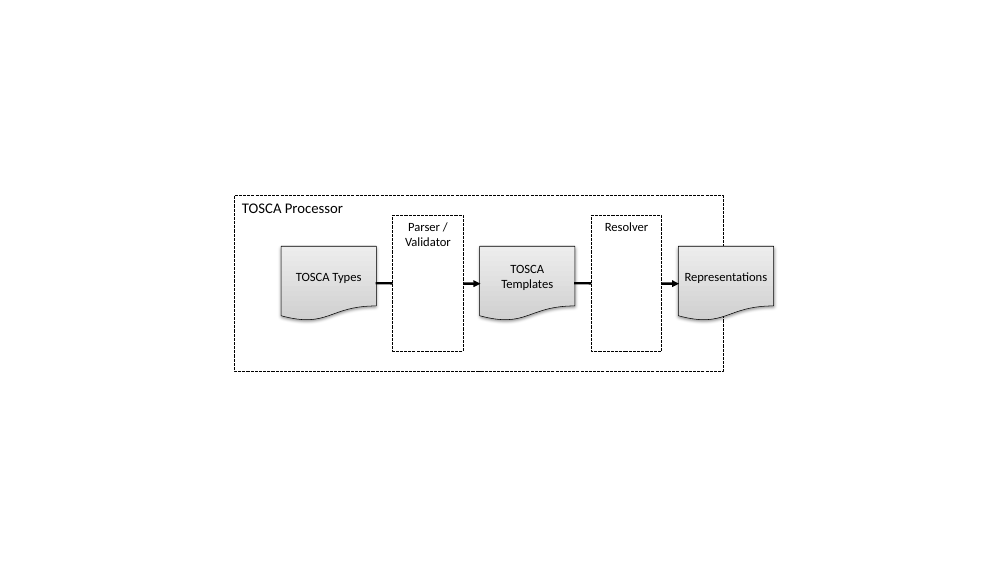
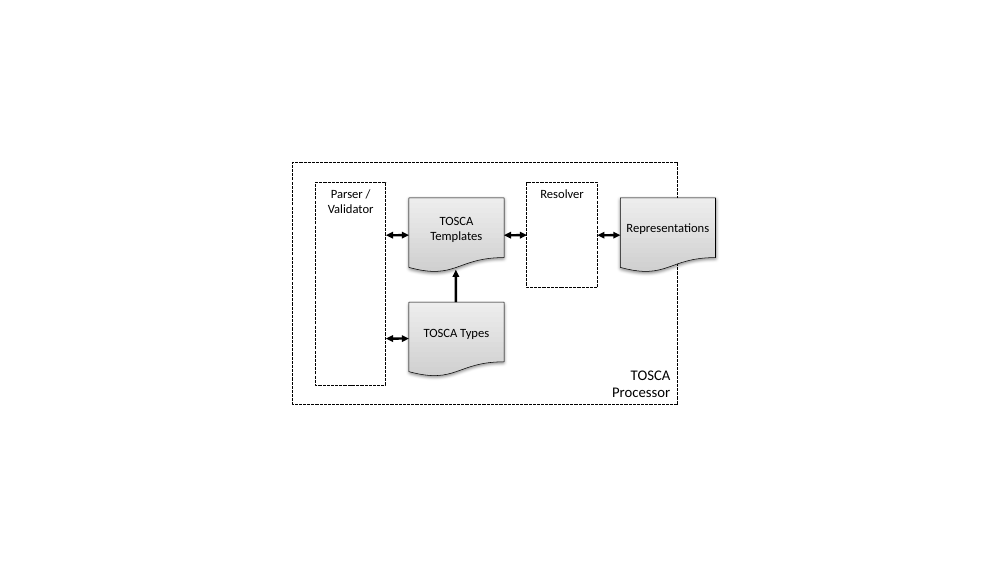
Before and after one commit to oasis-tcs/tosca-specs, a slide deck: slide 4 of tosca_2_0/sources/core_concepts.pptx. Drawn at 1008x567 pixels with LibreOffice and Linux fonts; fonts in the diff are those of the drawing. Boxes give left, top, right and bottom in pixels: in the first picture for what was removed or moved away, otherwise in the second. Text is boxed around its words. In the diff, an @@ line names an element or a change of style, - is before the commit and + after.

```diff
--- a/tosca_2_0/sources/core_concepts.pptx
+++ b/tosca_2_0/sources/core_concepts.pptx
@@ rectangle "TOSCA": place and size @@
-rectangle "TOSCA" at box(234, 195, 723, 371)
+rectangle "TOSCA" at box(293, 163, 678, 405)
@@ rectangle "TOSCA" at box(293, 163, 678, 405): vertical alignment top to bottom @@
@@ rectangle "Parser / Validator": place and size @@
-rectangle "Parser / Validator" at box(392, 216, 463, 352)
+rectangle "Parser / Validator" at box(315, 182, 386, 385)
@@ flow chart document "TOSCA": place and size @@
-flow chart document "TOSCA" at box(480, 247, 575, 321)
+flow chart document "TOSCA" at box(409, 198, 504, 272)
@@ rectangle "Resolver": place and size @@
-rectangle "Resolver" at box(591, 216, 662, 352)
+rectangle "Resolver" at box(527, 182, 597, 287)
@@ flow chart document "Representations": place and size @@
-flow chart document "Representations" at box(678, 247, 774, 321)
+flow chart document "Representations" at box(621, 198, 716, 272)
@@ double arrow added from (409, 235) to (386, 235), #000000 2.25 pt @@
@@ double arrow added from (527, 235) to (504, 235), #000000 2.25 pt @@
@@ arrow moved from (679, 284) - (574, 284) to (621, 235) - (597, 235) @@
@@ arrow (621, 235) - (597, 235): arrow to double arrow @@
@@ arrow moved from (481, 284) - (376, 284) to (456, 270) - (456, 302) @@
@@ flow chart document "TOSCA Types": place and size @@
-flow chart document "TOSCA Types" at box(281, 247, 377, 321)
+flow chart document "TOSCA Types" at box(409, 302, 504, 377)
@@ double arrow added from (409, 339) to (386, 339), #000000 2.25 pt @@
@@ text in rectangle at box(612, 370, 671, 397): text changed @@
-TOSCA Processor
+TOSCA
+Processor
```
Also in this commit, not shown: 4 other slides changed.
